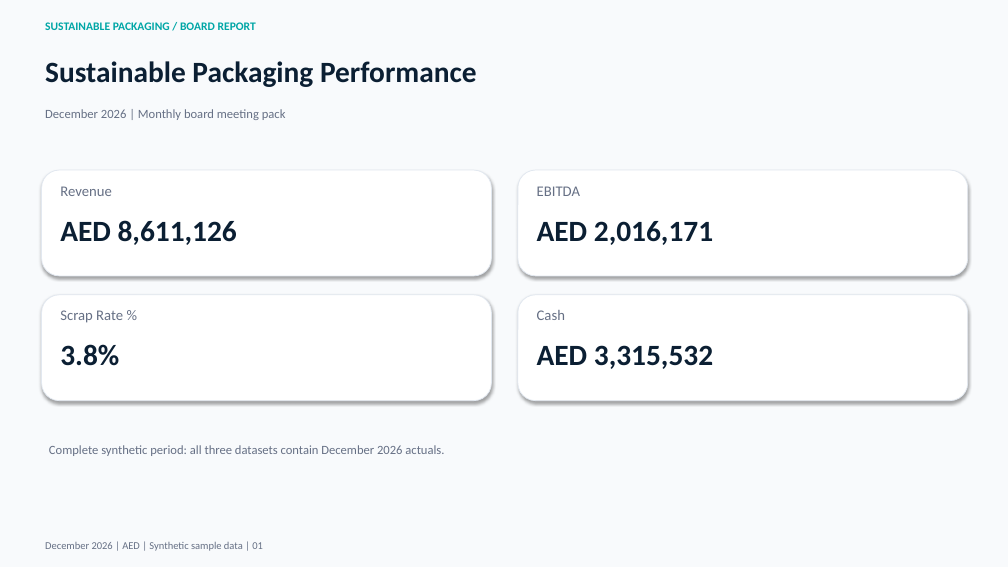
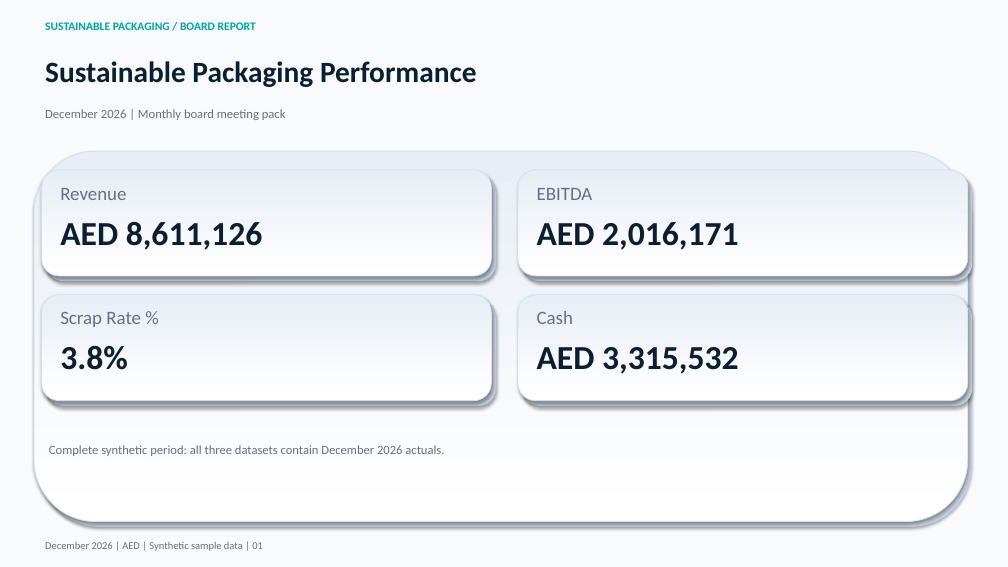
Before and after one commit to mikespence1/finance-intelligence-visual, a slide deck: slide 1 of finance-intelligence/examples/sustainable_packaging_board_2026-12.pptx. Drawn at 1008x567 pixels with LibreOffice and Linux fonts; fonts in the diff are those of the drawing. Boxes give left, top, right and bottom in pixels: in the first picture for what was removed or moved away, otherwise in the second. Text is boxed around its words. In the diff, an @@ line names an element or a change of style, - is before the commit and + after.

```diff
--- a/finance-intelligence/examples/sustainable_packaging_board_2026-12.pptx
+++ b/finance-intelligence/examples/sustainable_packaging_board_2026-12.pptx
@@ rounded rectangle added at (34, 151, 968, 522), fill gradient #FFFFFF to #E8EEF5, outline #D5DFEA 0.75 pt @@
@@ rounded rectangle added at (39, 157, 972, 527), fill #C4D0DE @@
@@ rounded rectangle added at (46, 175, 496, 281), fill #C4D0DE @@
@@ rounded rectangle added at (523, 175, 972, 281), fill #C4D0DE @@
@@ size 28 to 32 pt in 4 elements at (537, 222, 738, 250), (60, 346, 128, 370), (537, 347, 738, 374), (60, 221, 262, 250) @@
@@ fill #FFFFFF to gradient #FFFFFF to #E8EEF5; outline #E2E8F0 0.75 pt to #D5DFEA 0.75 pt in 4 elements at (42, 170, 492, 276), (518, 170, 968, 276), (42, 295, 492, 401), (518, 295, 968, 401) @@
@@ rounded rectangle added at (46, 300, 496, 406), fill #C4D0DE @@
@@ size 14 to 18 pt in 4 elements at (60, 188, 126, 200), (537, 188, 593, 200), (537, 311, 573, 324), (60, 312, 141, 327) @@
@@ rounded rectangle added at (523, 300, 972, 406), fill #C4D0DE @@
```
Also in this commit, not shown: 10 other slides changed, 8 other files.
